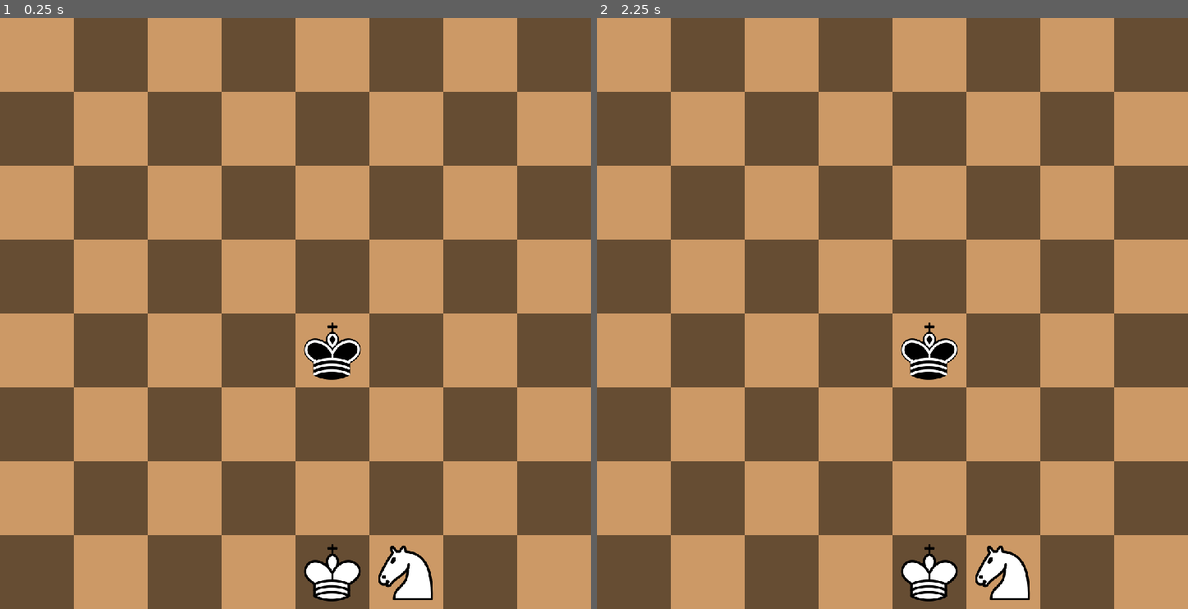
Above: before the commit, frames 1-2 (left to right).
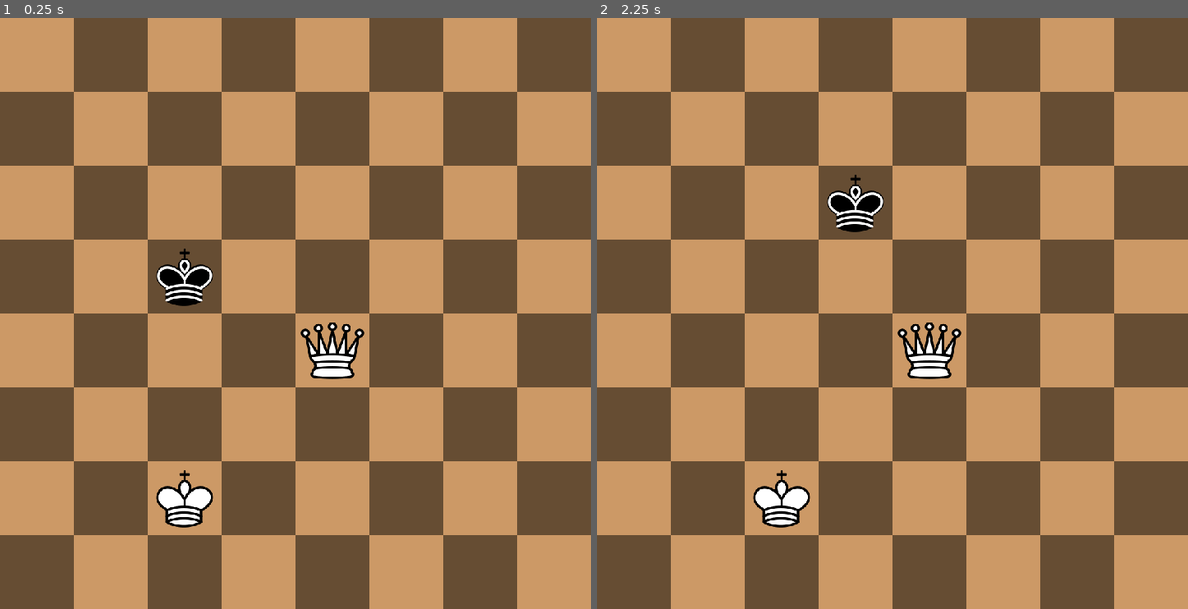
Above: after the commit, the same moments.

Repository: Ma7moudEGY/chess-engine
Game: Godot game, scene res://scenes/Game.tscn
Same seed, same stepped clock (60 frames per second), same inputs: the game is played once before the commit and once after it.
Inputs (mouse positions are in pixels of both pictures, inside the frame that each line leads up to):
- Up to frame 1 (0.25 s): no input
- Up to frame 2 (2.25 s): tap Enter at 0.5, 2 s; move the mouse to (1022, 283) at 0.52 s; press the mouse at (1022, 283) at 0.53 s; tap Space at 1.25 s; move the mouse to (774, 343) at 1.27 s; release the mouse at (774, 343) at 1.28 s; tap Right (redo) at 1.35 s; move the mouse to (951, 183) at 2.02 s; tap Left (undo) at 2.1 s

The runs differ from the first frame. In frame 1, 2.8% of the frame differs, in the area x 26-74%, y 39-99%; in frame 2, 2.8%.

Commit message:
Trigger AI move when black starts with AI
When a starting FEN is loaded in _ready(), if the starting color is black and player2 is configured as an AI, call player2_move() so the AI makes the opening move immediately. Ensures AI-controlled black responds correctly when loading a game with a start FEN.

Diff:
--- a/scenes/Game.tscn
+++ b/scenes/Game.tscn
@@ -5,7 +5,7 @@
 
 [node name="Game" type="Node2D" unique_id=2009748734]
 script = ExtResource("1_qbsmt")
-start_fen = "8/8/8/8/4k3/8/8/4KN2 w - - 0 1"
+start_fen = "8/8/3k4/8/4Q3/8/2K5/8 b - - 1 1"
 
 [node name="Board" type="Node2D" parent="." unique_id=160282334]
 script = ExtResource("2_cpr0p")
--- a/scripts/game.gd
+++ b/scripts/game.gd
@@ -35,6 +35,9 @@
 	init_game()
 	if start_fen != "":
 		load_fen(start_fen)
+		if status == Globals.COLORS.BLACK and player2_type == Globals.PLAYER_2_TYPE.AI:
+			player2_move()
+
 	ui_control.hide()
 	promotion_ui.hide()
 
